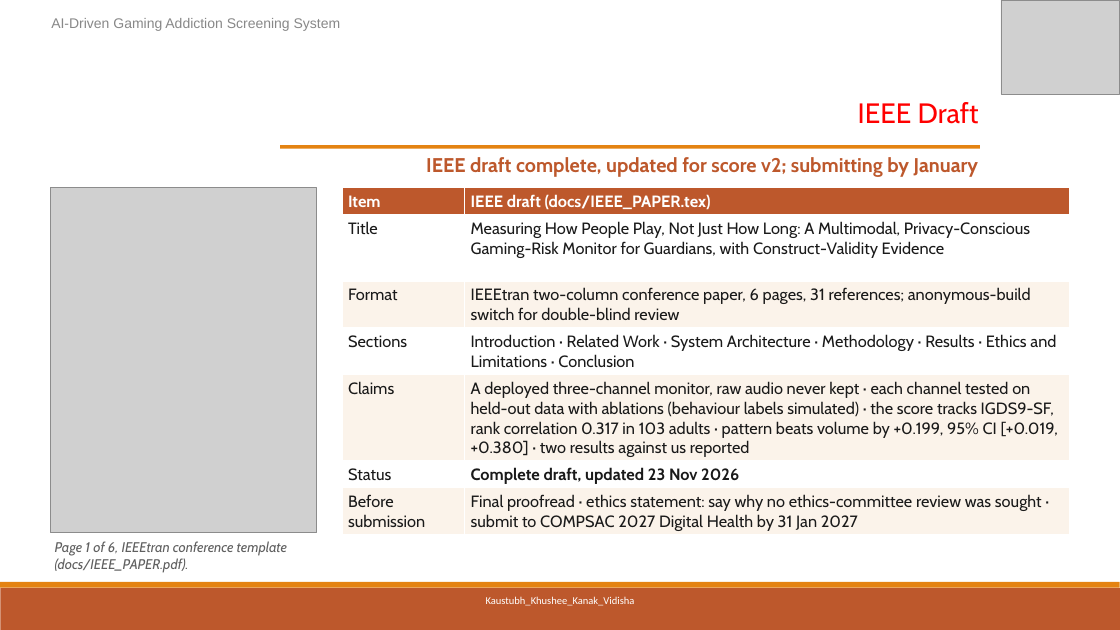
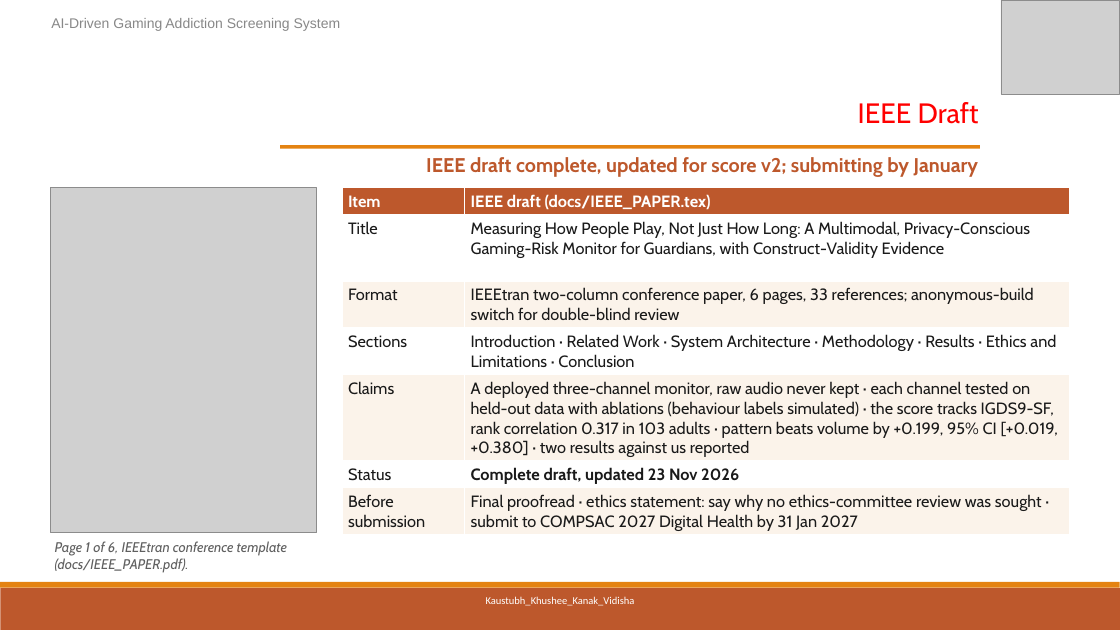
Before and after one commit to kaustubhagarwal21/gaming-addiction-detection-capstone, a slide deck: slide 39 of docs/PES_REVIEW3_DECK.pptx. Drawn at 1120x630 pixels with LibreOffice and Linux fonts; fonts in the diff are those of the drawing; grey boxes stand for pictures. Boxes give left, top, right and bottom in pixels: in the first picture for what was removed or moved away, otherwise in the second. Text is boxed around its words. In the diff, an @@ line names an element or a change of style, - is before the commit and + after.

```diff
--- a/docs/PES_REVIEW3_DECK.pptx
+++ b/docs/PES_REVIEW3_DECK.pptx
@@ table at (342,187,1070,535) @@
-row 3, column 2: IEEEtran two-column conference paper, 6 pages, 31 references; anonymous-build switch for double-blind review
+row 3, column 2: IEEEtran two-column conference paper, 6 pages, 33 references; anonymous-build switch for double-blind review
```
Also in this commit, not shown: 4 other files.
